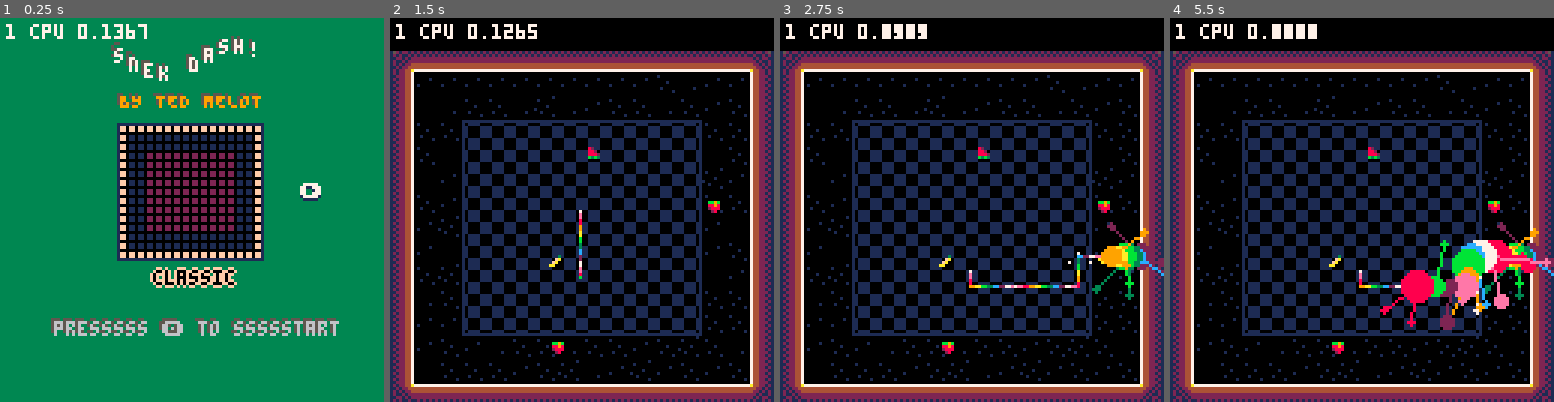
Above: before the commit, frames 1-4 (left to right).
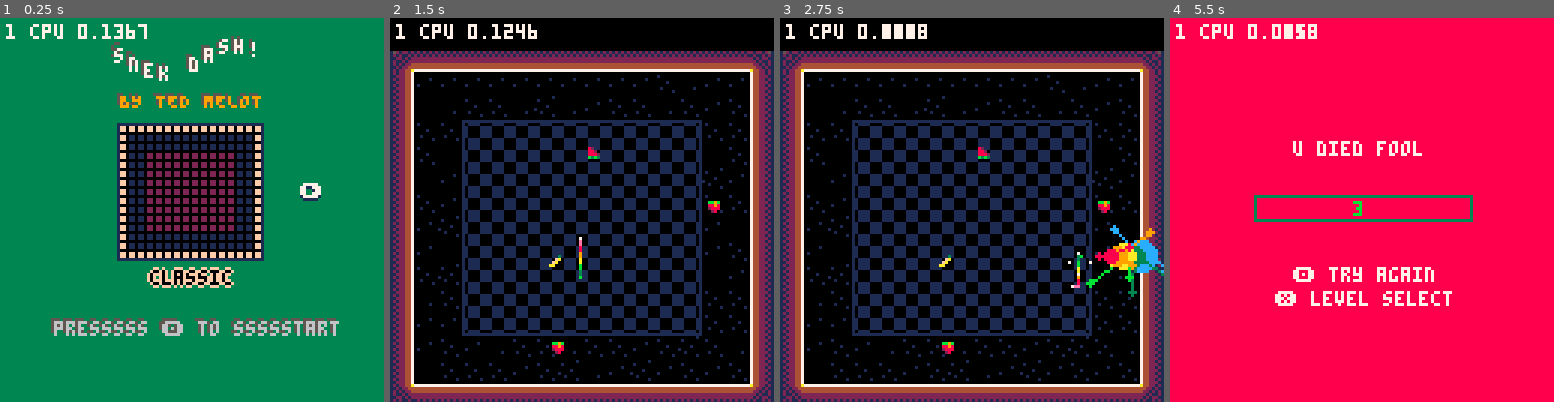
Above: after the commit, the same moments.

Repository: tmelot2/pico-8
Game: PICO-8 cartridge snek-dash.p8
The game is run twice, just before and just after one commit, with the same random seed, the same clock (stepped at 60 frames per second) and the same inputs.
Inputs:
- Up to frame 1 (0.25 s): no input
- Up to frame 2 (1.5 s): tap X (X key) at 0.33, 1.07 s; tap O (Z key) at 0.7 s
- Up to frame 3 (2.75 s): hold Right 1.6-2.1 s; tap O (Z key) at 1.7, 2.1, 2.5 s; tap X (X key) at 1.85 s; hold Up 2.15-2.42 s; hold Right from 2.47 s (still down)
- Up to frame 4 (5.5 s): tap O (Z key) every 0.4 s from 2.9 to 5.3 s; tap X (X key) at 2.97, 4.08, 5.2 s; release Right at 3.03 s; hold Left 3.08-3.58 s; hold Down 3.63-3.97 s; hold Right 4.02-4.68 s; hold Up 4.73-5.03 s; hold Left from 5.08 s (still down)

The runs differ from the first frame. In frame 1, 0.8% of the frame differs, in the area x 38-62%, y 64-71%; in frame 2, 0.2%; in frame 3, 1.7%; in frame 4, 98%, in the area x 0-100%, y 0-100%.

Commit message:
Add sfx, fix title text

Diff:
--- a/snek-dash.p8
+++ b/snek-dash.p8
@@ -175,7 +175,7 @@
   sx,sy=40,36
   draw_tiny_map(curLevel,sx,sy)
 
-  -- animated arrow buttons
+  -- arrow buttons
   shadow=true
   show_left=curLevel>1
   show_right=curLevel<#levels
@@ -231,7 +231,7 @@
 
   title=map.name
   text_w=4*#title
-  comictext(title, (atx+total_w/2)-(text_w/2)+1, 1+aty+(h*size)+(h*pad)+2)
+  comictext(title, (atx+total_w/2)-(text_w/2), 1+aty+(h*size)+(h*pad)+2)
 end
 
 
@@ -244,7 +244,7 @@
   player.dir=frnd((4))+1
   player.c=8
   player.h={}
-  player.l=200
+  player.l=15
   player.dead=false
   player.dashreloadframe=0
   scene=1
@@ -291,6 +291,7 @@
     player.dashreloadframe+=1
     if player.dashreloadframe>=DASH_RELOAD_FRAMES then
       player.dashreloadframe=0
+      sfx(9)
     end
   end
 
Not shown, changed: the sound effects (__sfx__) section of snek-dash.p8
